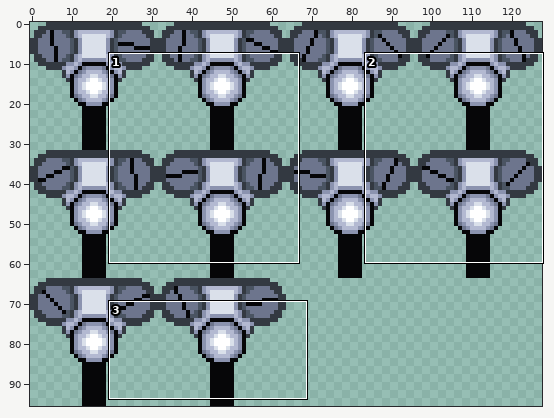
One commit to this sprite sheet: assets/aseprite/crawlingTurret.png. Above: a wide view before the commit, with the close-up outlined.
Close-up. Earlier state:
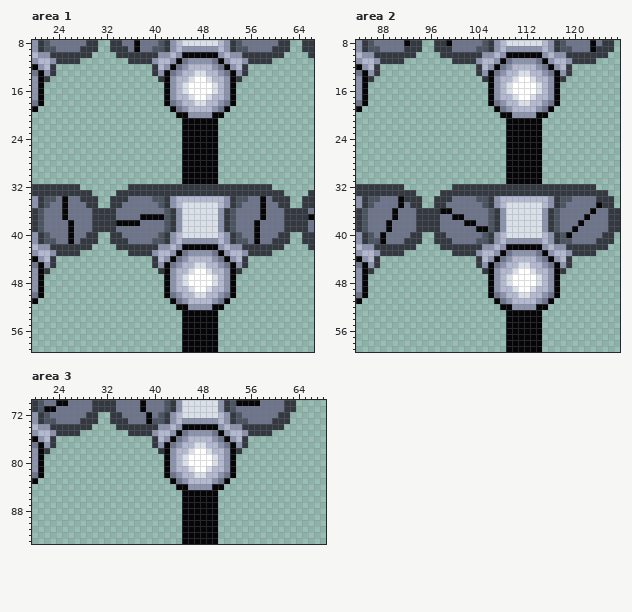
The file is 128x96 pixels. Shown: area 1: x 20..66, y 8..59; area 2: x 84..127, y 8..59; area 3: x 20..68, y 70..93.
The result:
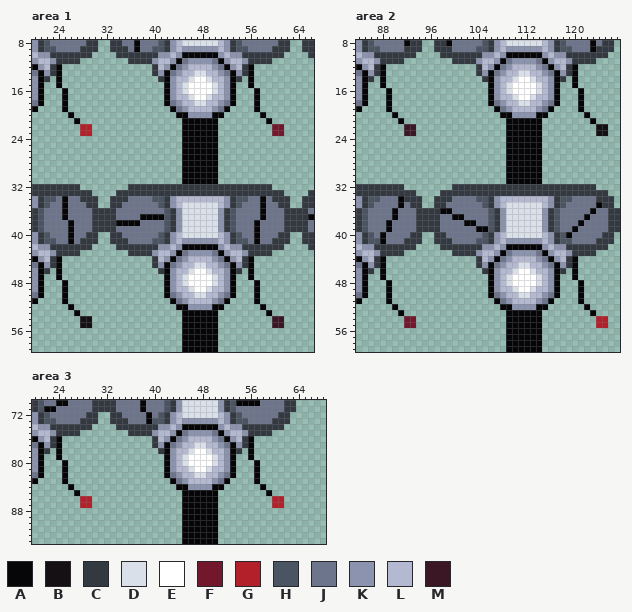
Palette (. is transparent): A #060608  B #141013  C #333941  D #dae0ea  E #ffffff  F #73172d  G #b4202a  H #4a5462  J #6d758d  K #8b93af  L #b3b9d1  M #3b1725
Commit: crawling turrent antennae
From old to new:
Area 1:
y 12..15: x 24 . -> A; x 56 . -> A
y 16..19: x 25 . -> A; x 57 . -> A
y 20: x 26 . -> A; x 58 . -> A
y 21: x 27 . -> A; x 59 . -> A
y 22..23: x 28..29 .. -> GG; x 60..61 .. -> FF
y 44..47: x 24 . -> A; x 56 . -> A
y 48..51: x 25 . -> A; x 57 . -> A
y 52: x 26 . -> A; x 58 . -> A
y 53: x 27 . -> A; x 59 . -> A
y 54..55: x 28..29 .. -> BB; x 60..61 .. -> MM
Area 2:
y 12..15: x 88 . -> A; x 120 . -> A
y 16..19: x 89 . -> A; x 121 . -> A
y 20: x 90 . -> A; x 122 . -> A
y 21: x 91 . -> A; x 123 . -> A
y 22..23: x 92..93 .. -> MM; x 124..125 .. -> BB
y 44..47: x 88 . -> A; x 120 . -> A
y 48..51: x 89 . -> A; x 121 . -> A
y 52: x 90 . -> A; x 122 . -> A
y 53: x 91 . -> A; x 123 . -> A
y 54..55: x 92..93 .. -> FF; x 124..125 .. -> GG
Area 3:
y 76..79: x 24 . -> A; x 56 . -> A
y 80..83: x 25 . -> A; x 57 . -> A
y 84: x 26 . -> A; x 58 . -> A
y 85: x 27 . -> A; x 59 . -> A
y 86..87: x 28..29 .. -> GG; x 60..61 .. -> GG
